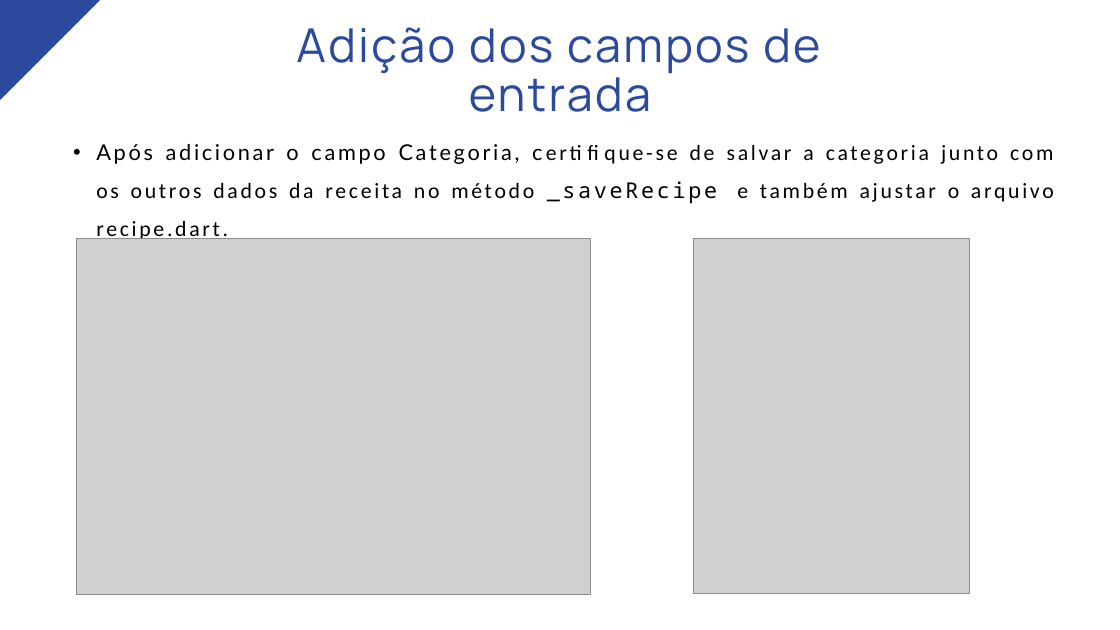
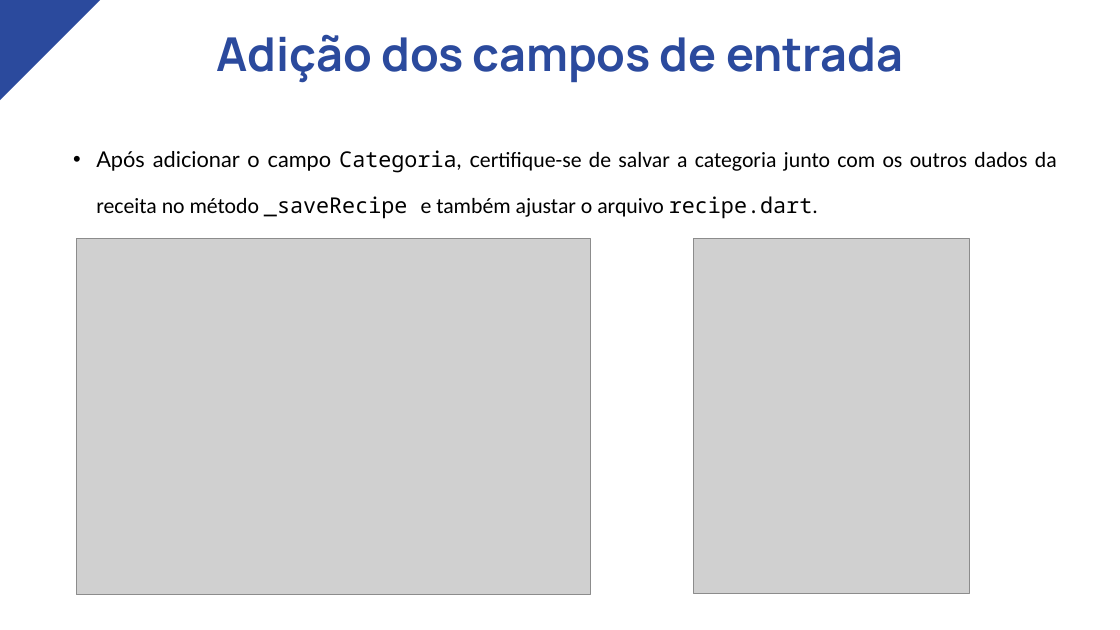
Before and after one commit to nataliascosta/Flutter, a slide deck: slide 7 of Módulo 08 - Formulários/Módulo VIII - Formulários.pptx. Drawn at 1120x630 pixels with LibreOffice and Linux fonts; fonts in the diff are those of the drawing; grey boxes stand for pictures. Boxes give left, top, right and bottom in pixels: in the first picture for what was removed or moved away, otherwise in the second. Text is boxed around its words. In the diff, an @@ line names an element or a change of style, - is before the commit and + after.

```diff
--- a/Módulo 08 - Formulários/Módulo VIII - Formulários.pptx
+++ b/Módulo 08 - Formulários/Módulo VIII - Formulários.pptx
@@ text "Adição dos campos de entrada": place and size @@
-text "Adição dos campos de entrada" at (296, 27, 820, 112)
+text "Adição dos campos de entrada" at (217, 34, 903, 83)
@@ text "Adição dos campos de entrada" at (217, 34, 903, 83): letter spacing 3 to 0 pt, bold on; line spacing 63pt to 1.05 @@
@@ text "Após adicionar o campo Categoria, ..." at (96, 150, 1057, 219): font Lato to Noto Sans Mono in "Categoria,"; font Calibri to Noto Sans Mono in "recipe.dart."; letter spacing 3.5 to 0 pt; line spacing 49pt to 1.75 @@
```
Also in this commit, not shown: 11 other slides changed, 2 other files.
